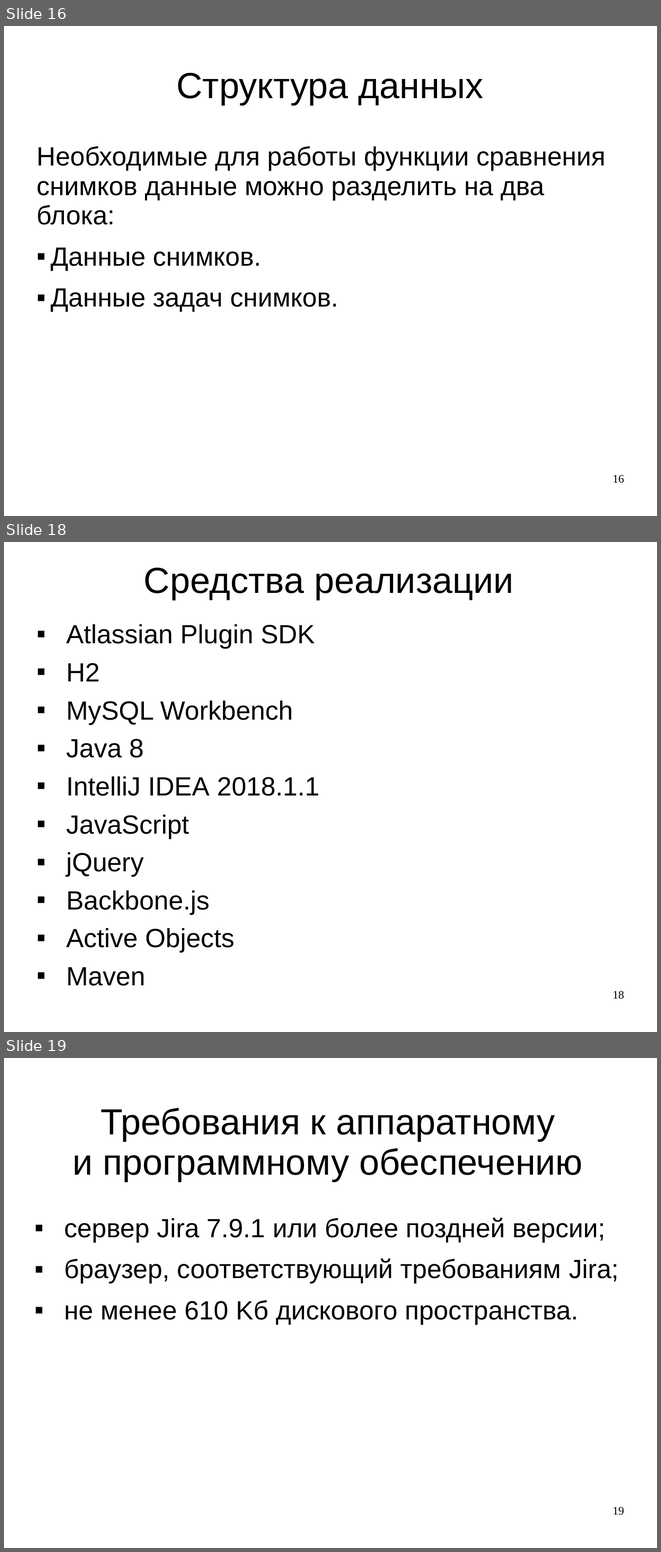
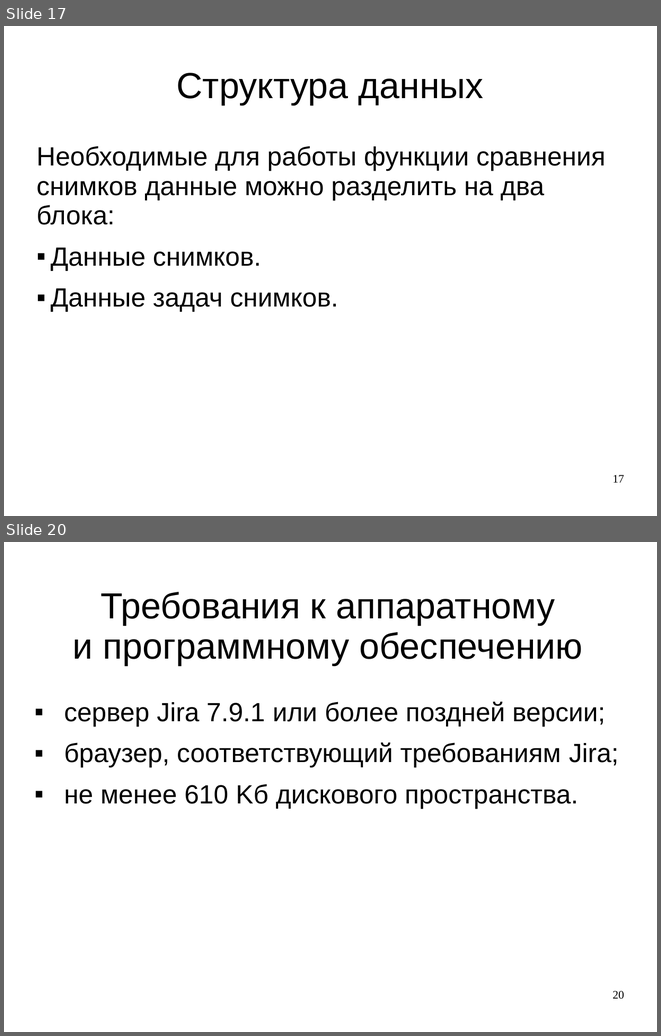
Before and after one commit to LilyTs/Diplom, a slide deck: Цаплина_(Дипломная).ppt. Shown one above the other, each under a label of ours: slides 16, 18 and 19 before the commit, slides 17 and 20 after it; the slides between them are not shown. The pictures are 661x1552 and 661x1036 pixels, drawn with LibreOffice and Linux fonts; fonts in the diff are those of the drawing. Boxes give left, top, right and bottom in pixels: in the first picture for what was removed or moved away, otherwise in the second. Text is boxed around its words. In the diff, an @@ line names an element or a change of style, - is before the commit and + after.

```diff
--- a/Цаплина_(Дипломная).ppt
+++ b/Цаплина_(Дипломная).ppt
@@ slide 18 removed at [4, 542, 657, 1032], background #FFFFFF @@
@@ title removed at [144, 567, 513, 600] @@
-Средства реализации
@@ text removed at [66, 624, 319, 986] @@
-▪ Atlassian Plugin SDK
-▪ H2
-▪ MySQL Workbench
-▪ Java 8
-▪ IntelliJ IDEA 2018.1.1
-▪ JavaScript
-▪ jQuery
-▪ Backbone.js
-▪ Active Objects
-▪ Maven
@@ page number removed at [612, 990, 624, 999] @@
-18
@@ what was slide 16 is now slide 17 @@
@@ page number at [612, 474, 624, 482]: text changed @@
-16
+17
@@ what was slide 19 is now slide 20 @@
@@ page number at [612, 990, 624, 999]: text changed @@
-19
+20
```
Also in this commit, not shown: 9 slides changed, 19 slides added, 4 other slides removed, 3 other files.
